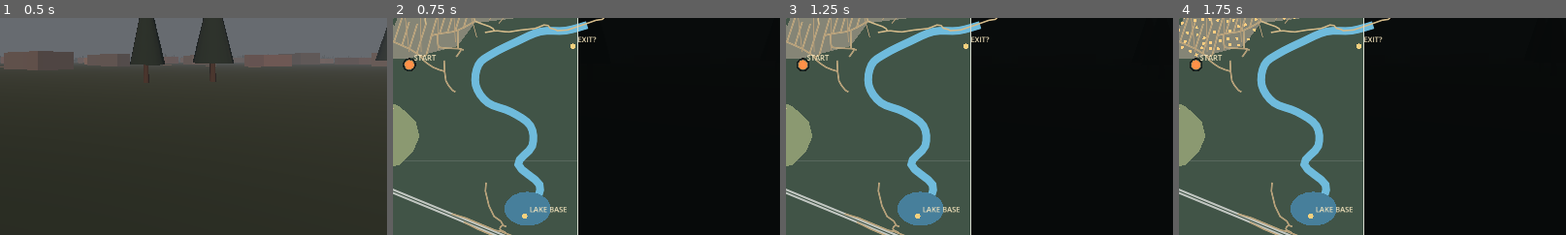
Above: before the commit, frames 1-4 (left to right).
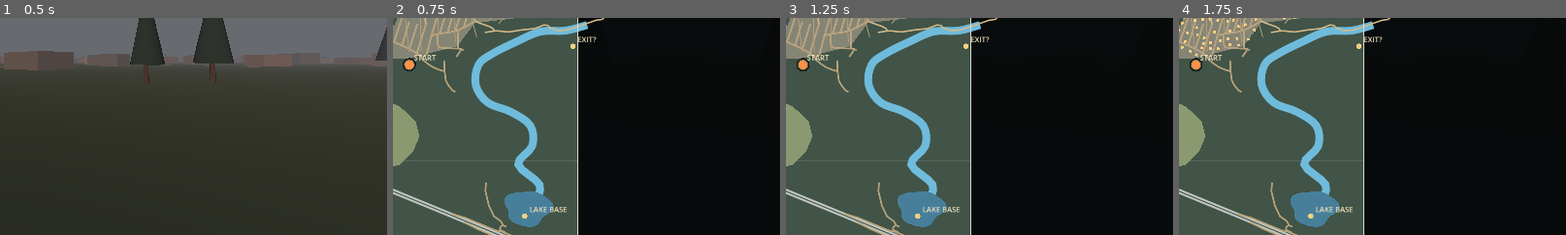
Above: after the commit, the same moments.

Repository: blacklambcult/chernozerye
Game: Godot game, scene res://main.tscn
The game is run twice, just before and just after one commit, with the same random seed, the same clock (stepped at 60 frames per second) and the same inputs.
Inputs (mouse positions are % of the whole screen's width and height, from its top left):
- Up to frame 1 (0.5 s): no input
- Up to frame 2 (0.75 s): tap Enter at 0.5 s; move the mouse to (72, 45) at 0.52 s; hold D from 0.53 s (still down); tap M at 0.6 s; click (72, 45) at 0.67 s
- Up to frame 3 (1.25 s): keep holding D; tap Space at 0.77 s
- Up to frame 4 (1.75 s): release D at 1.25 s; click "ПОКАЗАТЬ УСЛОВНЫЕ ДОМА" at 1.25 s
The pictures show only the part of the screen within x 50-100%, y 40-90%; the shares and areas given below are measured in that part.

Frame 1 is identical in both runs. In frame 2, 0.2% of the frame differs, in the area x 28-42%, y 79-97%; in frame 3, 0.2%; in frame 4, 0.2%.

Commit message:
fix: top-down map uses the same lake outline as 3D world

Diff:
--- a/godot/live_map_v08.gd
+++ b/godot/live_map_v08.gd
@@ -64,11 +64,7 @@
         _poly(geo.meadow_island, Color("#365644"))
         _line(geo.field_track, Color("#d0b992"), 1.5)
         _line(geo.river_path, Color("#6fbbdc"), 11.0)
-        var lake := PackedVector2Array()
-        for i in range(36):
-            var a := float(i) * TAU / 36.0
-            lake.append(geo.lake_center + Vector2(cos(a) * 125.0, sin(a) * 92.0))
-        _poly(lake, Color("#477f9b"))
+        _poly(geo.lake_outline, Color("#477f9b"))
         if show_houses:
             var meters_to_pixels := (_map_pos(Vector2(1.0, 0.0)) - _map_pos(Vector2.ZERO)).x
             for house in geo.house_footprints:
